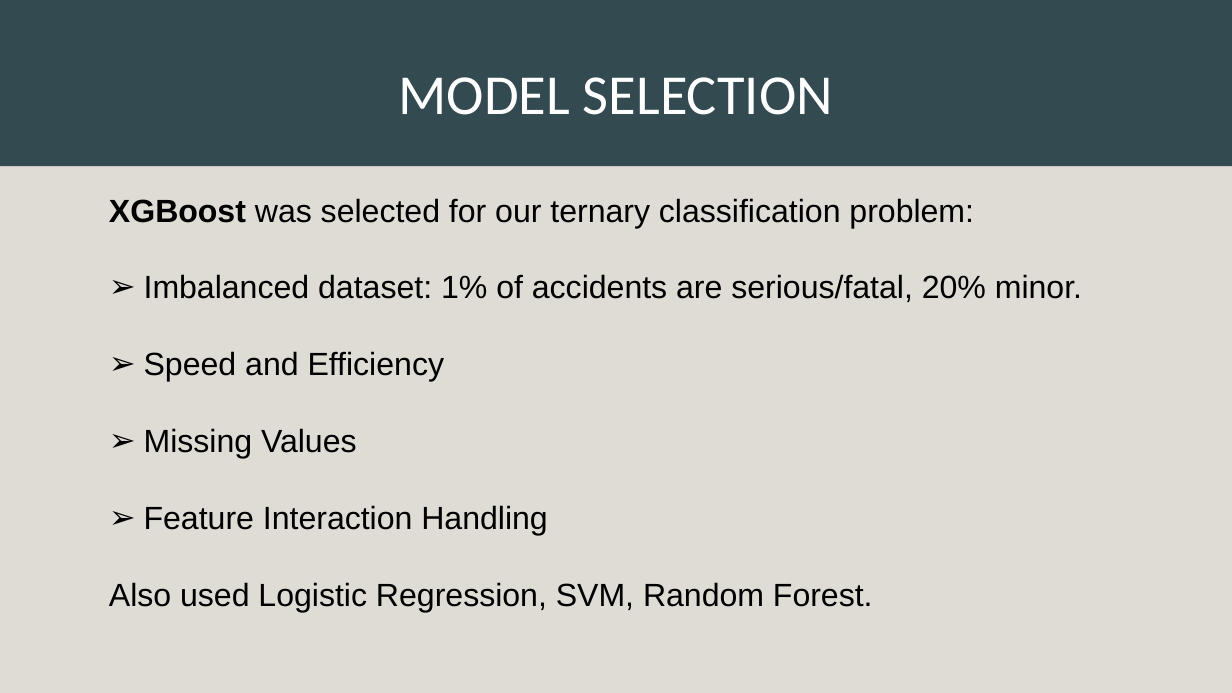
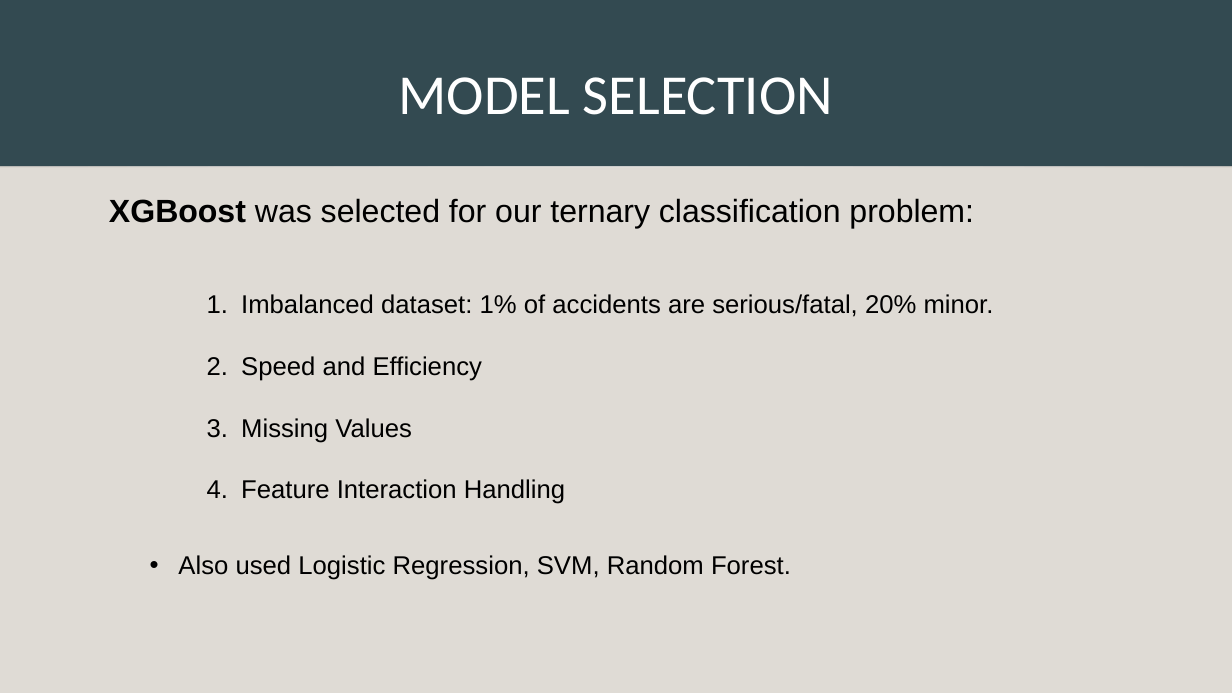
Before and after one commit to tmfreiberg/road-safety, a slide deck: slide 6 of presentation/Presentation_road_safety.pptx. Drawn at 1232x693 pixels with LibreOffice and Linux fonts; fonts in the diff are those of the drawing; background and template pictures are left out. Boxes give left, top, right and bottom in pixels: in the first picture for what was removed or moved away, otherwise in the second. Text is boxed around its words. In the diff, an @@ line names an element or a change of style, - is before the commit and + after.

```diff
--- a/presentation/Presentation_road_safety.pptx
+++ b/presentation/Presentation_road_safety.pptx
@@ text "Imbalanced dataset: 1% of accidents ...": place and size @@
-text "Imbalanced dataset: 1% of accidents ..." at [109,198,1082,613]
+text "Imbalanced dataset: 1% of accidents ..." at [241,294,994,504]
@@ text "Imbalanced dataset: 1% of accidents ..." at [241,294,994,504]: size 25 to 20 pt; bullet ➢ to 1. @@
@@ text added at [178,555,791,580], 20 pt, text #000000 @@
+• Also used Logistic Regression, SVM, Random Forest.
@@ text at [109,582,873,613]: paragraph removed @@
-Also used Logistic Regression, SVM, Random Forest.
```
Also in this commit, not shown: 5 other slides changed.
